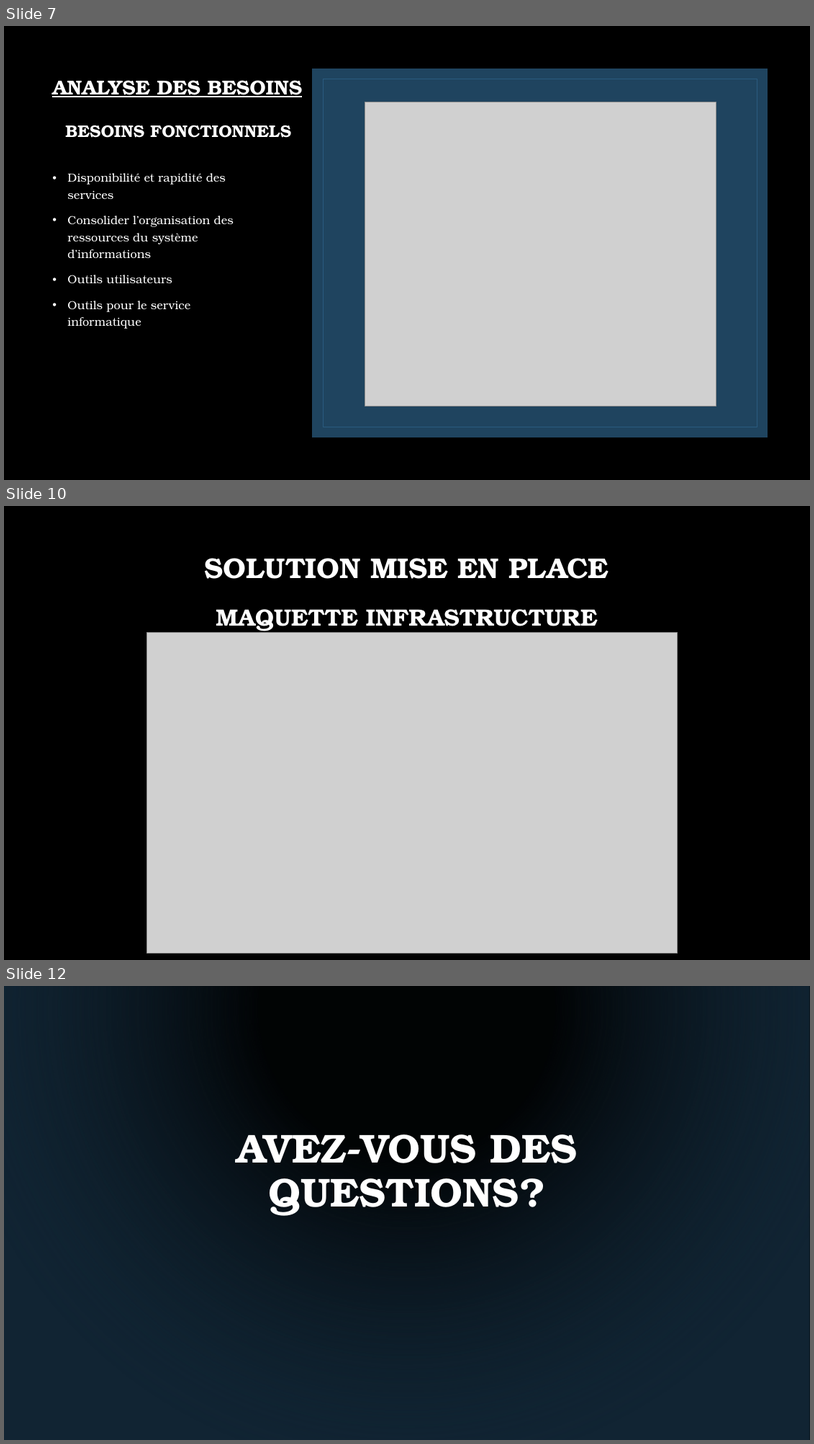
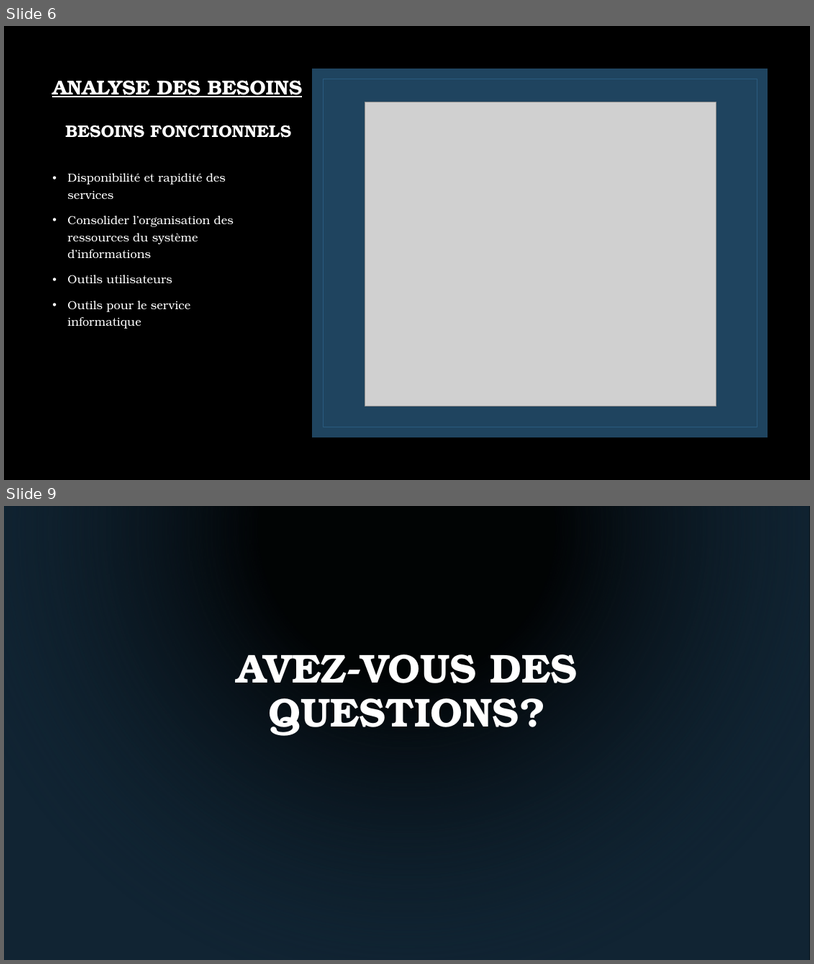
Before and after one commit to TheSunnyBoy93/3rdyear-ELSAJI-PA, a slide deck: Etapes/ESGI PA FINALE GroupeMyGes9.pptx. Shown one above the other, each under a label of ours: slides 7, 10 and 12 before the commit, slides 6 and 9 after it; the slides between them are not shown. The pictures are 814x1444 and 814x964 pixels, drawn with LibreOffice and Linux fonts; fonts in the diff are those of the drawing; grey boxes stand for pictures; background and template pictures are left out. Boxes give left, top, right and bottom in pixels: in the first picture for what was removed or moved away, otherwise in the second. Text is boxed around its words. In the diff, an @@ line names an element or a change of style, - is before the commit and + after.

Commit message:
Ajout de la doc ESX, du plan réseaux. Mise a jour de la présentation finale. Changement du nom d'un fichier

```diff
--- a/Etapes/ESGI PA FINALE GroupeMyGes9.pptx
+++ b/Etapes/ESGI PA FINALE GroupeMyGes9.pptx
@@ slide 10 removed at (4, 506, 810, 960), background picture (left out) @@
@@ title removed at (205, 558, 609, 579) @@
-SOLUTION MISE EN PLACE
@@ text removed at (216, 609, 598, 631) @@
-MAQUETTE INFRASTRUCTURE
@@ picture removed at (147, 633, 678, 953) @@
@@ what was slide 7 is now slide 6 @@
@@ what was slide 12 is now slide 9 @@
```
Also in this commit, not shown: 2 slides changed, 1 slide added, 3 other slides removed, 3 other files.
